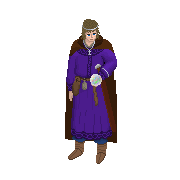
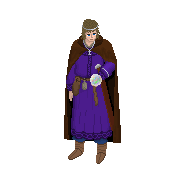
Layers edited between the first and the second 180 × 180 image:
painted on "Background" over (x1=64, y1=46, x2=121, y2=143)
